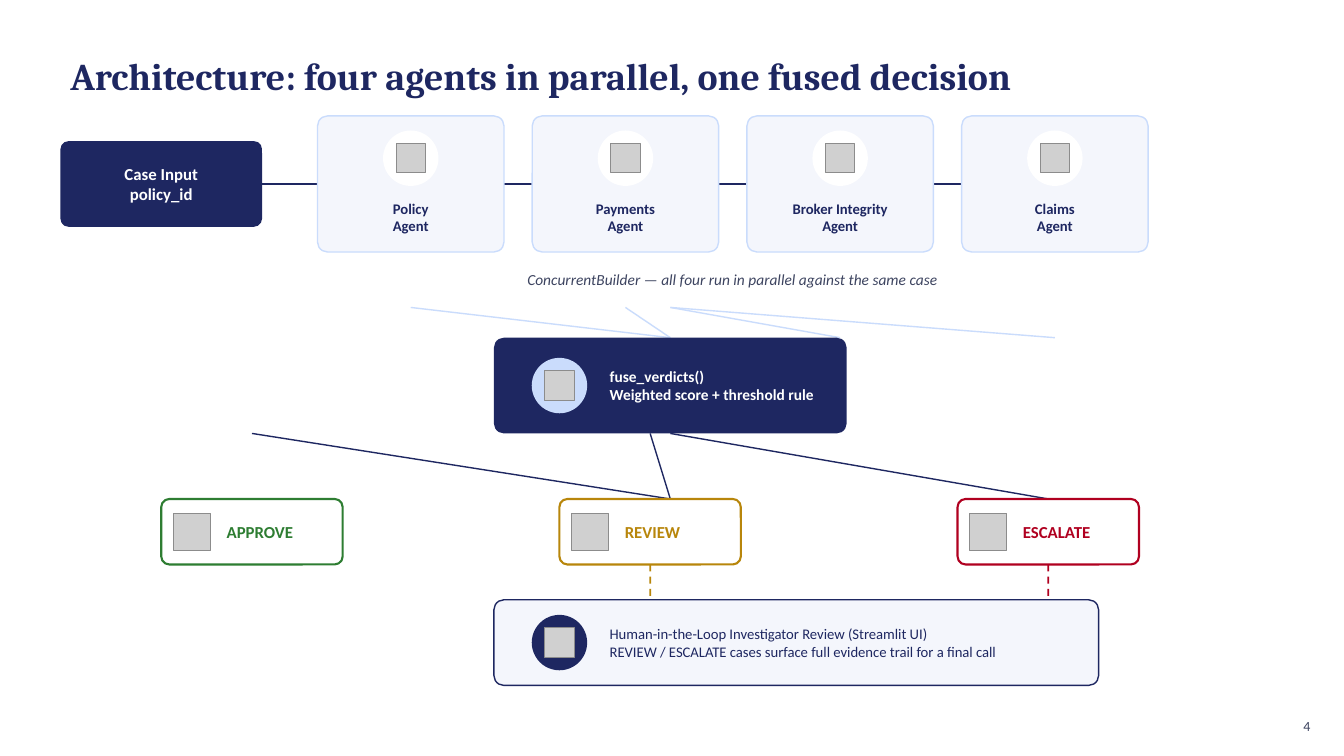
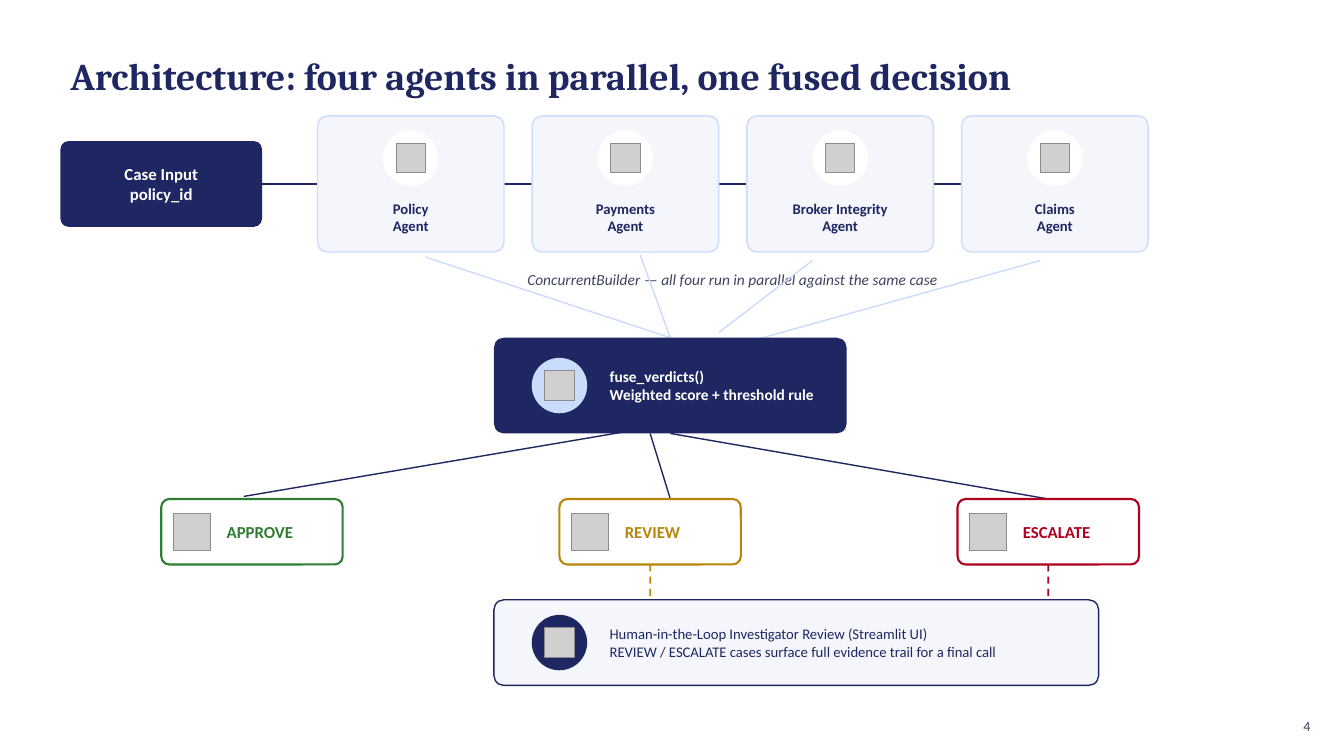
Before and after one commit to pavannanjundappa/FraudNet-MAS, a slide deck: slide 4 of FraudNet_Presentation.pptx. Drawn at 1344x756 pixels with LibreOffice and Linux fonts; fonts in the diff are those of the drawing; grey boxes stand for pictures. Boxes give left, top, right and bottom in pixels: in the first picture for what was removed or moved away, otherwise in the second. Text is boxed around its words. In the diff, an @@ line names an element or a change of style, - is before the commit and + after.

```diff
--- a/FraudNet_Presentation.pptx
+++ b/FraudNet_Presentation.pptx
@@ line moved from (411, 308) - (670, 338) to (425, 257) - (670, 338) @@
@@ line moved from (626, 308) - (670, 338) to (640, 255) - (670, 338) @@
@@ line moved from (670, 308) - (841, 338) to (719, 333) - (813, 260) @@
@@ line moved from (670, 308) - (1055, 338) to (752, 341) - (1041, 260) @@
@@ line moved from (252, 434) - (670, 499) to (244, 496) - (630, 432) @@
```
Also in this commit, not shown: 8 other slides changed, 4 slides added, 1 other file.
